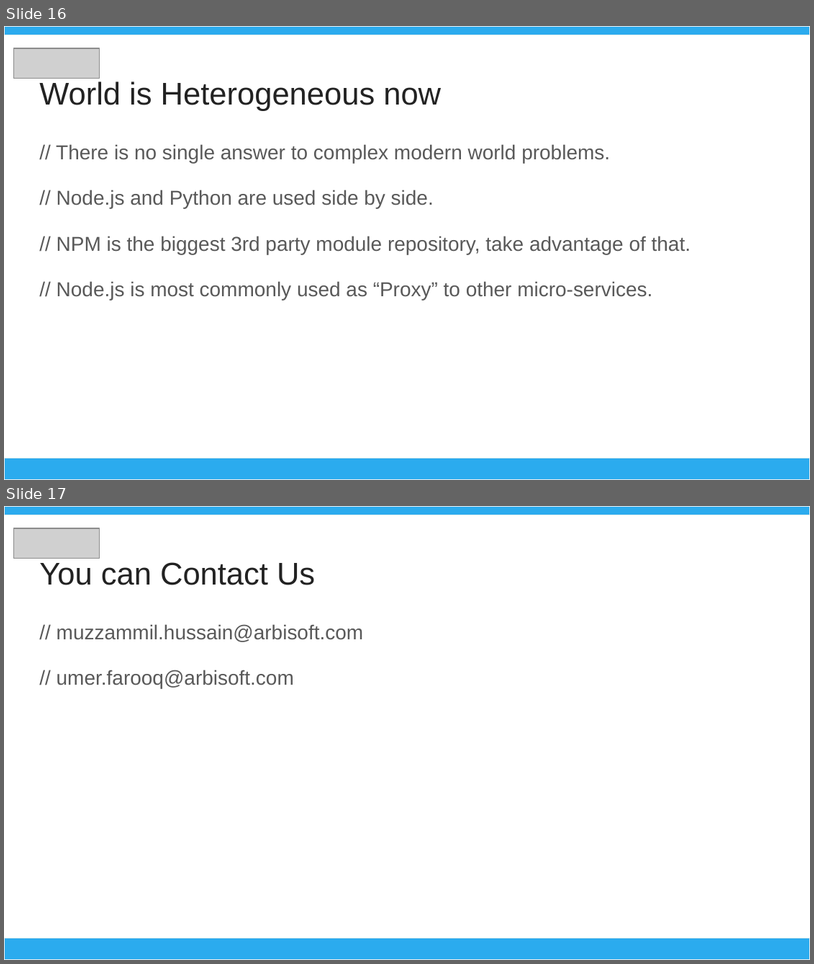
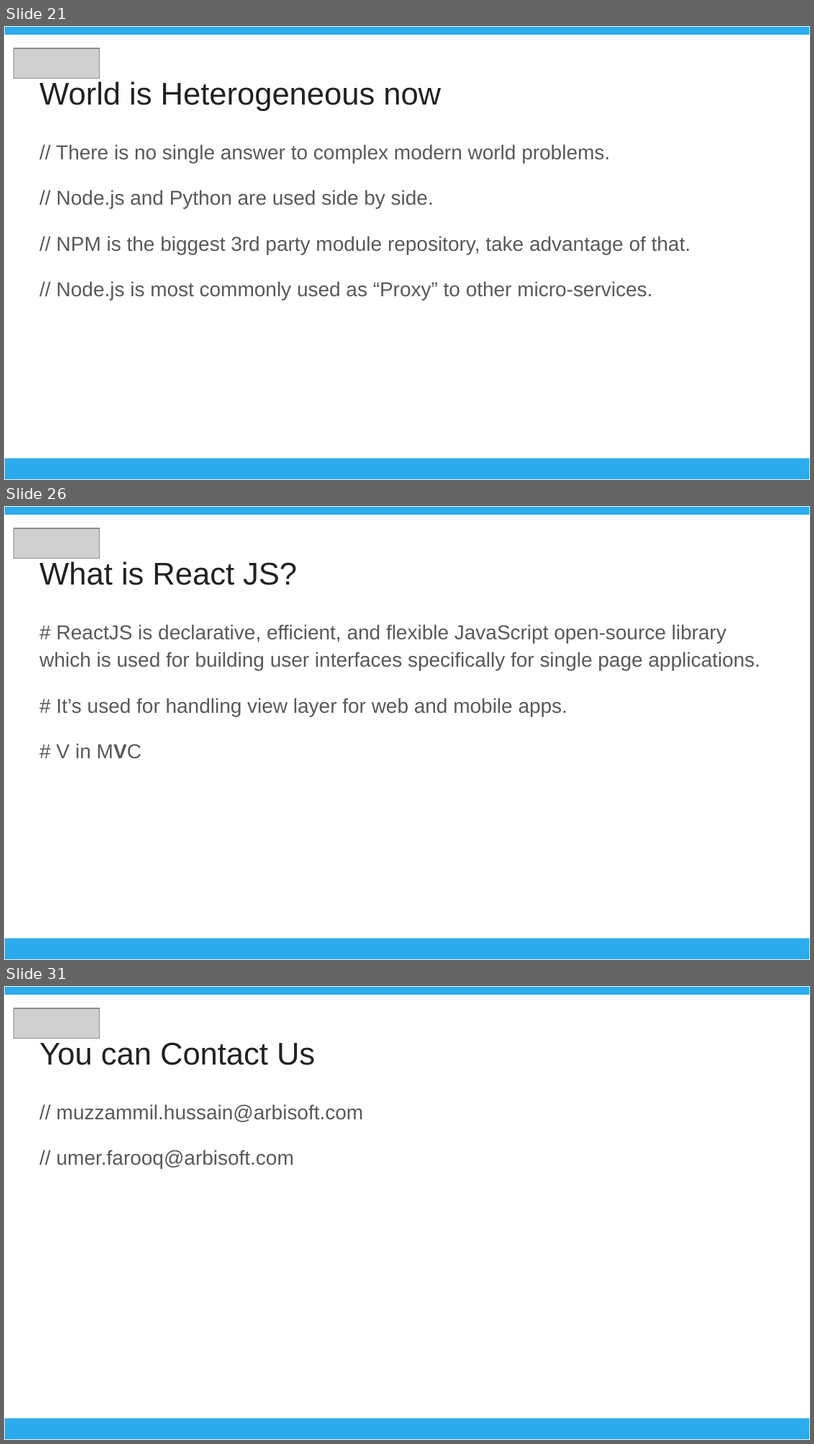
Before and after one commit to muzzammil-hussain/umt_workshop_1803, a slide deck: Advance_Web_Technologies.pptx. Shown one above the other, each under a label of ours: slides 16 and 17 before the commit, slides 21, 26 and 31 after it; the slides between them are not shown. The pictures are 814x964 and 814x1444 pixels, drawn with LibreOffice and Linux fonts; fonts in the diff are those of the drawing; grey boxes stand for pictures. Boxes give left, top, right and bottom in pixels: in the first picture for what was removed or moved away, otherwise in the second. Text is boxed around its words. In the diff, an @@ line names an element or a change of style, - is before the commit and + after.

```diff
--- a/Advance_Web_Technologies.pptx
+++ b/Advance_Web_Technologies.pptx
@@ slide 26 added at (x1=4, y1=506, x2=810, y2=960), background #FFFFFF @@
@@ rectangle added at (x1=4, y1=506, x2=810, y2=515), fill #2BABEE, outline #EFEFEF 0.75 pt @@
@@ picture added at (x1=13, y1=528, x2=99, y2=559) @@
@@ title added at (x1=39, y1=561, x2=297, y2=585), 28 pt, text #222222 @@
+What is React JS?
@@ text added at (x1=39, y1=624, x2=761, y2=759), 18 pt, text #595959 @@
+# ReactJS is declarative, efficient, and flexible JavaScript open-source library which is used for building user interfaces specifically for single page applications.
+# It’s used for handling view layer for web and mobile apps.
+# V in MVC
@@ rectangle added at (x1=4, y1=937, x2=810, y2=959), fill #2BABEE, outline #EFEFEF 0.75 pt @@
@@ what was slide 16 is now slide 21 @@
@@ what was slide 17 is now slide 31 @@
```
Also in this commit, not shown: 13 other slides added.
